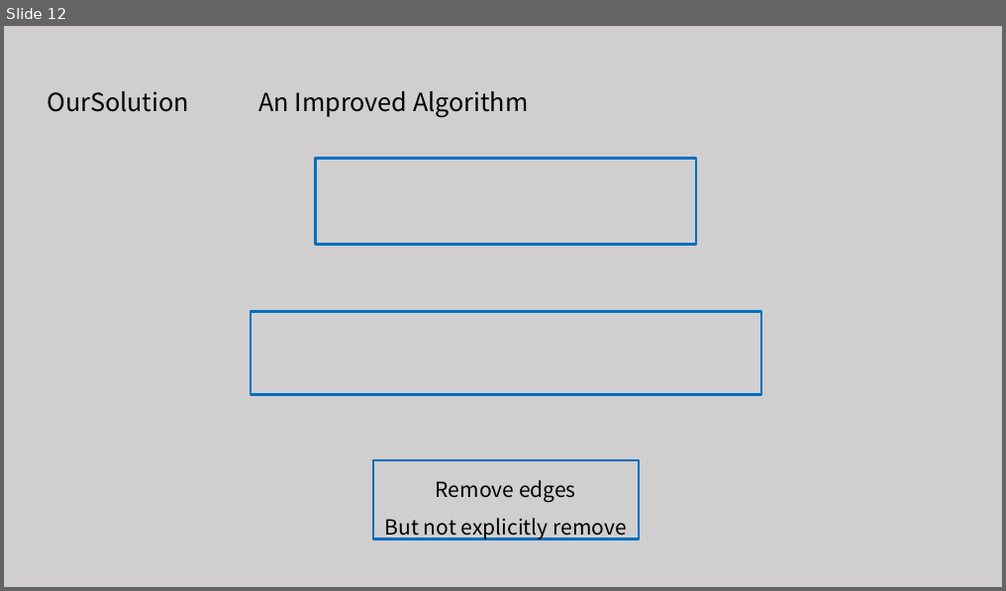
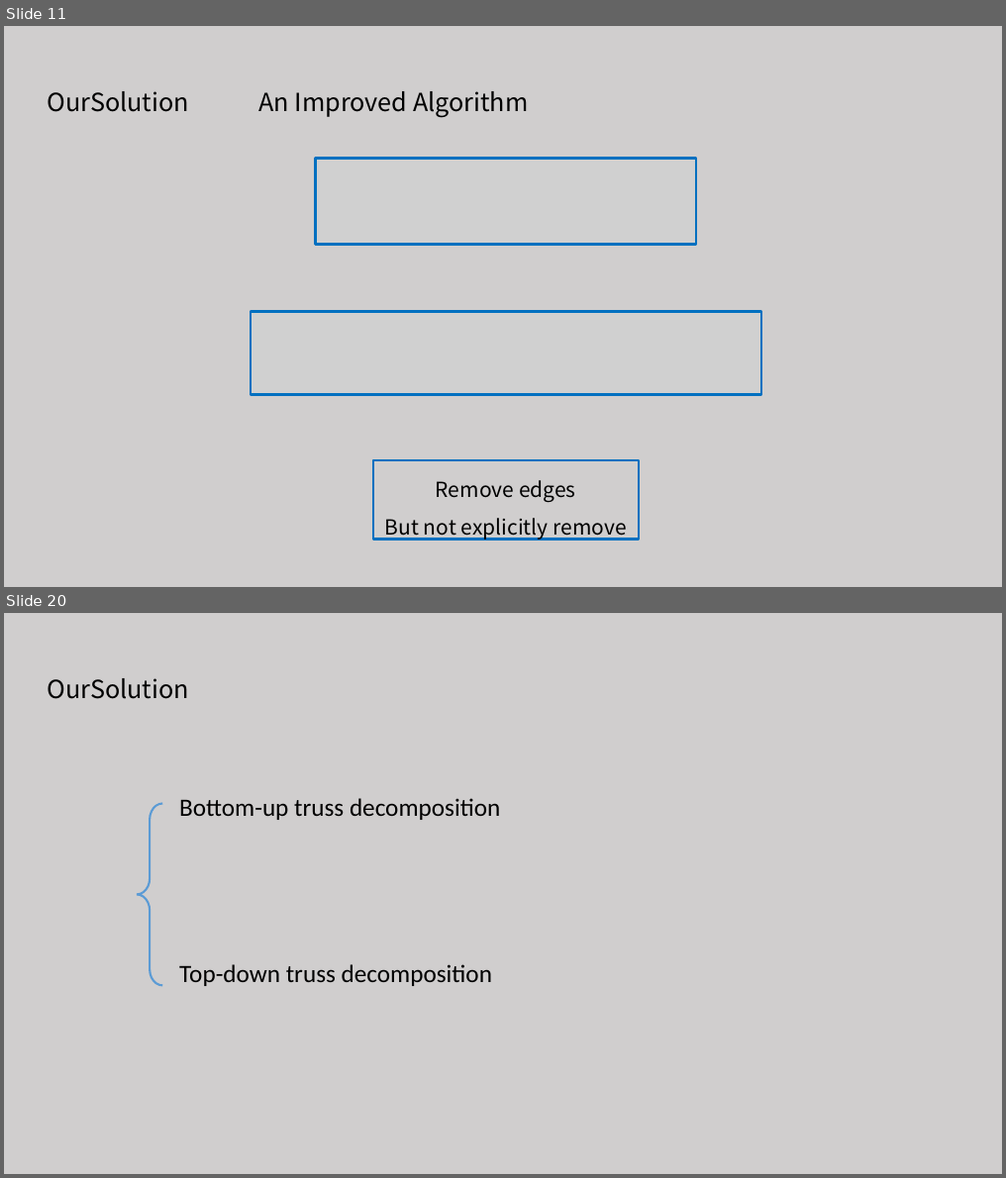
Before and after one commit to tianzhuwei/PPT, a slide deck: 魏天柱--Truss decomposition in massive networks.pptx. Shown one above the other, each under a label of ours: slide 12 before the commit, slides 11 and 20 after it; the slides between them are not shown. The pictures are 1006x591 and 1006x1178 pixels, drawn with LibreOffice and Linux fonts; fonts in the diff are those of the drawing; grey boxes stand for pictures. Boxes give left, top, right and bottom in pixels: in the first picture for what was removed or moved away, otherwise in the second. Text is boxed around its words. In the diff, an @@ line names an element or a change of style, - is before the commit and + after.

```diff
--- a/魏天柱--Truss decomposition in massive networks.pptx
+++ b/魏天柱--Truss decomposition in massive networks.pptx
@@ slide 20 added at (x1=4, y1=613, x2=1002, y2=1174), background #D0CECE @@
@@ text added at (x1=47, y1=678, x2=189, y2=699), 24 pt, text #000000 @@
+OurSolution
@@ left brace added at (x1=137, y1=804, x2=162, y2=986), outline #5B9BD5 2 pt @@
@@ text added at (x1=179, y1=798, x2=500, y2=820), 24 pt, text #000000 @@
+Bottom-up truss decomposition
@@ text added at (x1=179, y1=964, x2=492, y2=986), 24 pt, text #000000 @@
+Top-down truss decomposition
@@ what was slide 12 is now slide 11 @@
```
Also in this commit, not shown: 4 slides changed, 6 other slides added, 3 slides removed.
